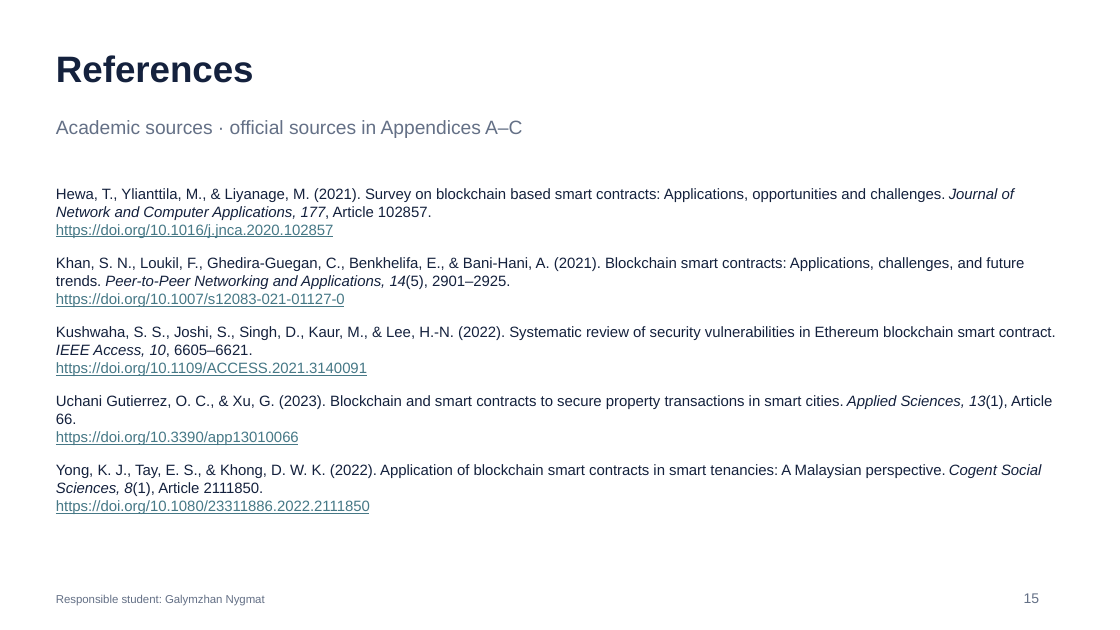
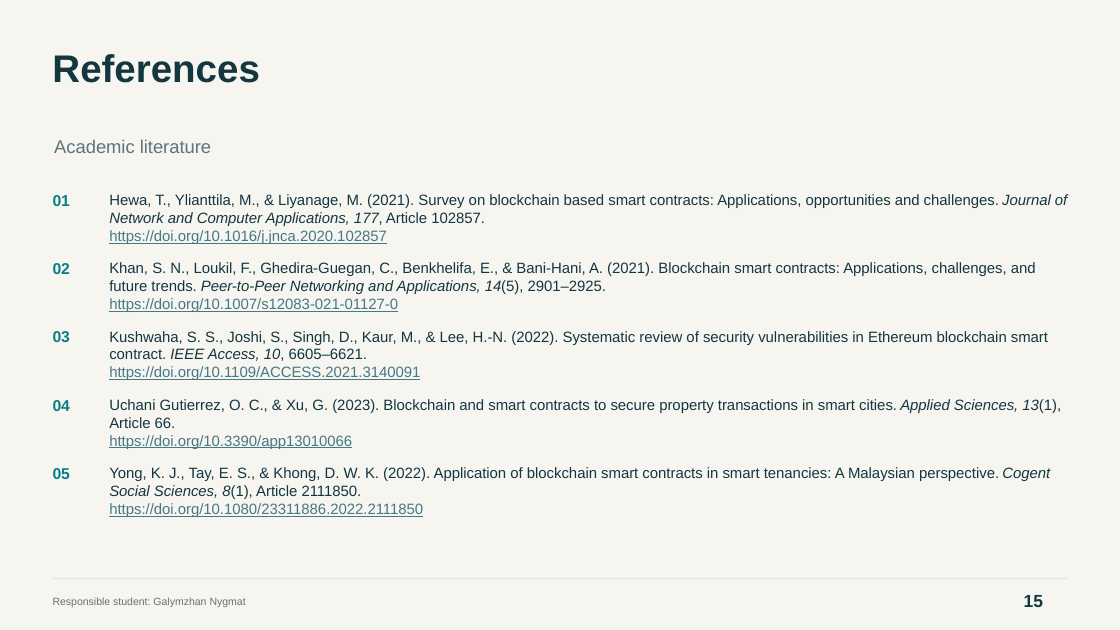
Before and after one commit to Arlan-prog/FinanceFinal, a slide deck: slide 15 of Final_Project_Presentation.pptx. Drawn at 1120x630 pixels with LibreOffice and Linux fonts; fonts in the diff are those of the drawing. Boxes give left, top, right and bottom in pixels: in the first picture for what was removed or moved away, otherwise in the second. Text is boxed around its words. In the diff, an @@ line names an element or a change of style, - is before the commit and + after.

```diff
--- a/Final_Project_Presentation.pptx
+++ b/Final_Project_Presentation.pptx
@@ background #FFFFFF to #F6F5F0 @@
@@ text "References" at [52,54,259,83]: size 31.5 to 33 pt, text colour #14213D to #143641 @@
@@ text at [54,139,211,153]: text changed; size 16.5 to 15.8 pt; text colour #647086 to #60737A @@
-Academic sources · official sources in Appendices A–C
+Academic literature
@@ text added at [53,195,70,206], 13.5 pt, text #087F83, bold @@
+01
@@ text at [109,194,1067,226]: text colour #14213D to #143641 in "Hewa, T., Ylianttila, M., & Liyanage, M. ..." @@
@@ text "Hewa, T., Ylianttila, M., & ...": place and size @@
-text "Hewa, T., Ylianttila, M., & ..." at [56,188,1014,238]
+text "Hewa, T., Ylianttila, M., & ..." at [109,194,1067,244]
@@ text added at [53,263,70,274], 13.5 pt, text #087F83, bold @@
+02
@@ text at [109,262,1036,294]: text colour #14213D to #143641 in "Khan, S. N., Loukil, F., Ghedira-Guegan, C., ..." @@
@@ text "Khan, S. N., Loukil, F., ...": place and size @@
-text "Khan, S. N., Loukil, F., ..." at [56,257,1024,307]
+text "Khan, S. N., Loukil, F., ..." at [109,262,1036,312]
@@ text "Kushwaha, S. S., Joshi, S., ...": place and size @@
-text "Kushwaha, S. S., Joshi, S., ..." at [56,326,1056,376]
+text "Kushwaha, S. S., Joshi, S., ..." at [109,331,1048,380]
@@ text added at [53,331,70,342], 13.5 pt, text #087F83, bold @@
+03
@@ text at [109,331,1048,361]: text colour #14213D to #143641 in "Kushwaha, S. S., Joshi, S., Singh, D., ..." @@
@@ text added at [53,400,70,411], 13.5 pt, text #087F83, bold @@
+04
@@ text at [109,399,1061,428]: text colour #14213D to #143641 in "Uchani Gutierrez, O. C., & Xu, G. ..." @@
@@ text "Uchani Gutierrez, O. C., & ...": place and size @@
-text "Uchani Gutierrez, O. C., & ..." at [56,395,1052,445]
+text "Uchani Gutierrez, O. C., & ..." at [109,399,1061,449]
@@ text added at [53,468,70,479], 13.5 pt, text #087F83, bold @@
+05
@@ text at [109,467,1050,499]: text colour #14213D to #143641 in "Yong, K. J., Tay, E. S., & ..." @@
@@ text "Yong, K. J., Tay, E. ...": place and size @@
-text "Yong, K. J., Tay, E. ..." at [56,464,1041,514]
+text "Yong, K. J., Tay, E. ..." at [109,467,1050,517]
@@ text "Responsible student: Galymzhan Nygmat" at [53,597,246,607]: size 9.8 to 9 pt, text colour #647086 to #60737A @@
@@ rectangle added at [52,579,1067,580], fill #D5DEDB @@
@@ text "15" at [1024,595,1043,607]: size 12 to 15 pt, text colour #647086 to #143641, bold on @@
```
Also in this commit, not shown: 15 other slides changed, 7 slides added, 7 slides removed, 11 other files.
